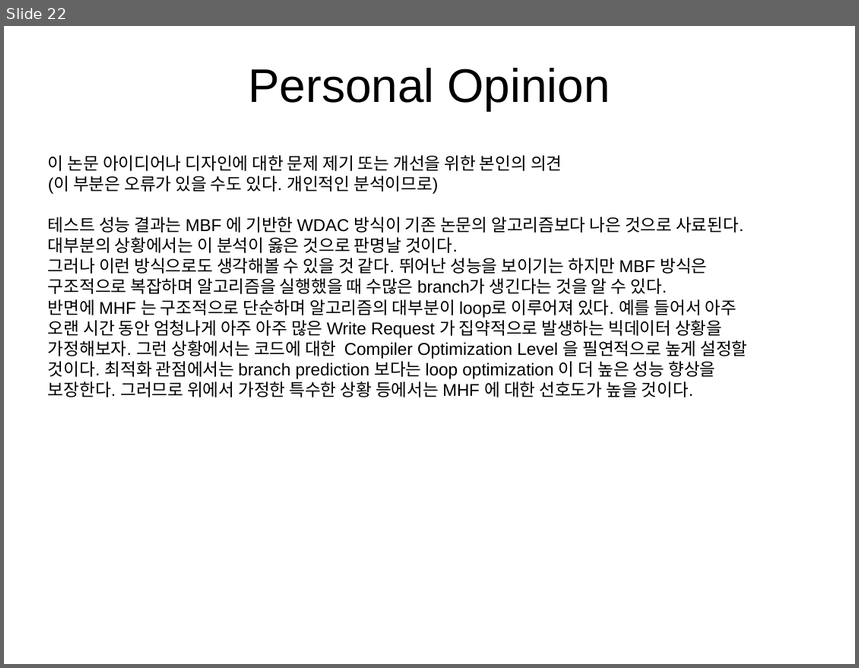
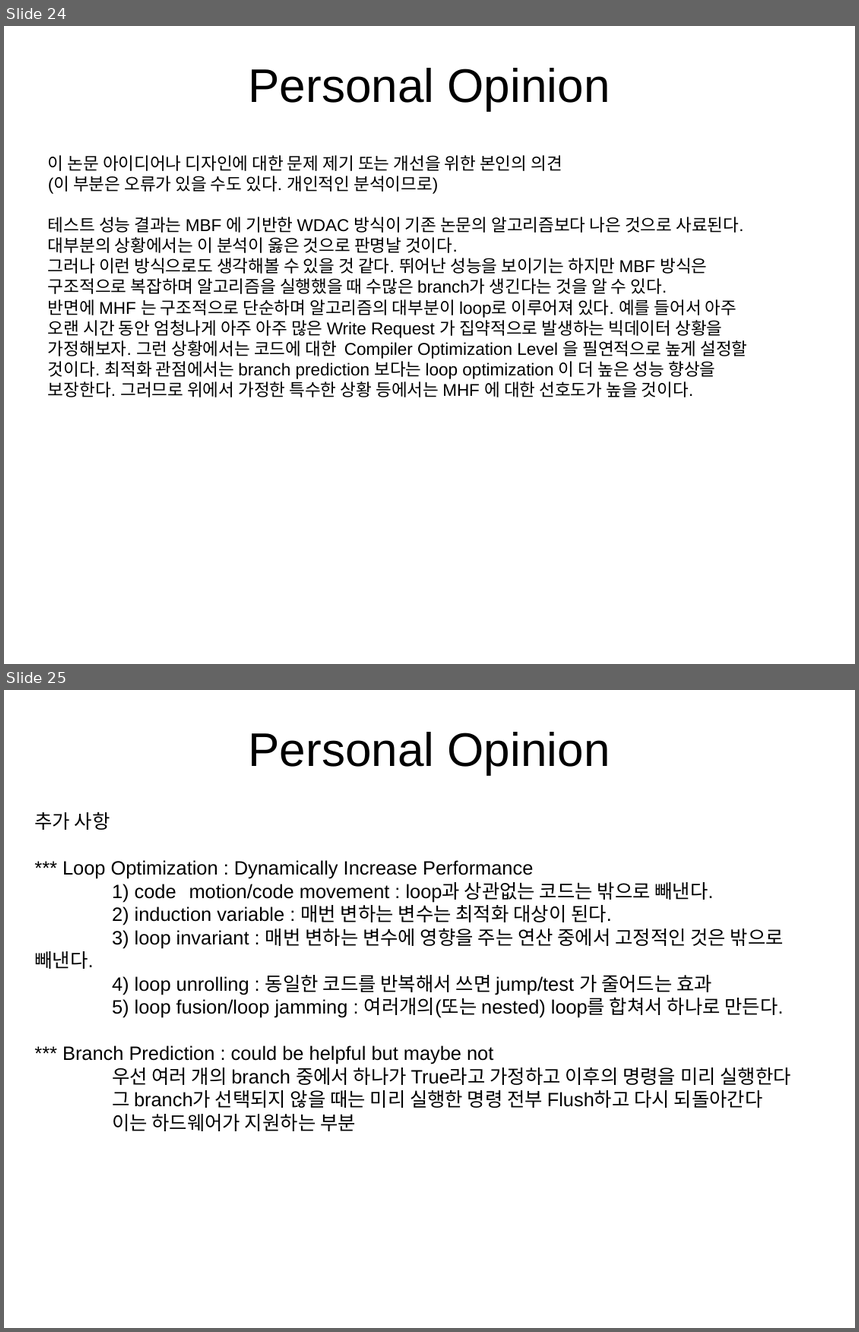
Before and after one commit to OptimistLabyrinth/ubuntu16.04, a slide deck: DPARK_office/Non-Volatile_Momory/hot_data_identification_PaperReview.odp. Shown one above the other, each under a label of ours: slide 22 before the commit, slides 24 and 25 after it. The pictures are 859x668 and 859x1332 pixels, drawn with LibreOffice and Linux fonts; fonts in the diff are those of the drawing. Boxes give left, top, right and bottom in pixels: in the first picture for what was removed or moved away, otherwise in the second. Text is boxed around its words. In the diff, an @@ line names an element or a change of style, - is before the commit and + after.

```diff
--- a/DPARK_office/Non-Volatile_Momory/hot_data_identification_PaperReview.odp
+++ b/DPARK_office/Non-Volatile_Momory/hot_data_identification_PaperReview.odp
@@ slide 25 added at bbox=[4, 690, 855, 1328], background #FFFFFF @@
@@ title added at bbox=[249, 732, 610, 774], 44 pt, text #000000 @@
+Personal Opinion
@@ text added at bbox=[34, 812, 791, 1132], 18 pt, text #000000 @@
+추가 사항
+*** Loop Optimization : Dynamically Increase Performance
+1) code motion/code movement : loop과 상관없는 코드는 밖으로 빼낸다.
+2) induction variable : 매번 변하는 변수는 최적화 대상이 된다.
+3) loop invariant : 매번 변하는 변수에 영향을 주는 연산 중에서 고정적인 것은 밖으로 빼낸다.
+4) loop unrolling : 동일한 코드를 반복해서 쓰면 jump/test 가 줄어드는 효과
+5) loop fusion/loop jamming : 여러개의(또는 nested) loop를 합쳐서 하나로 만든다.
+*** Branch Prediction : could be helpful but maybe not
+우선 여러 개의 branch 중에서 하나가 True라고 가정하고 이후의 명령을 미리 실행한다
+그 branch가 선택되지 않을 때는 미리 실행한 명령 전부 Flush하고 다시 되돌아간다
+이는 하드웨어가 지원하는 부분
@@ what was slide 22 is now slide 24 @@
```
Also in this commit, not shown: 7 slides changed, 6 other slides added, 4 slides removed, 8 other files.
